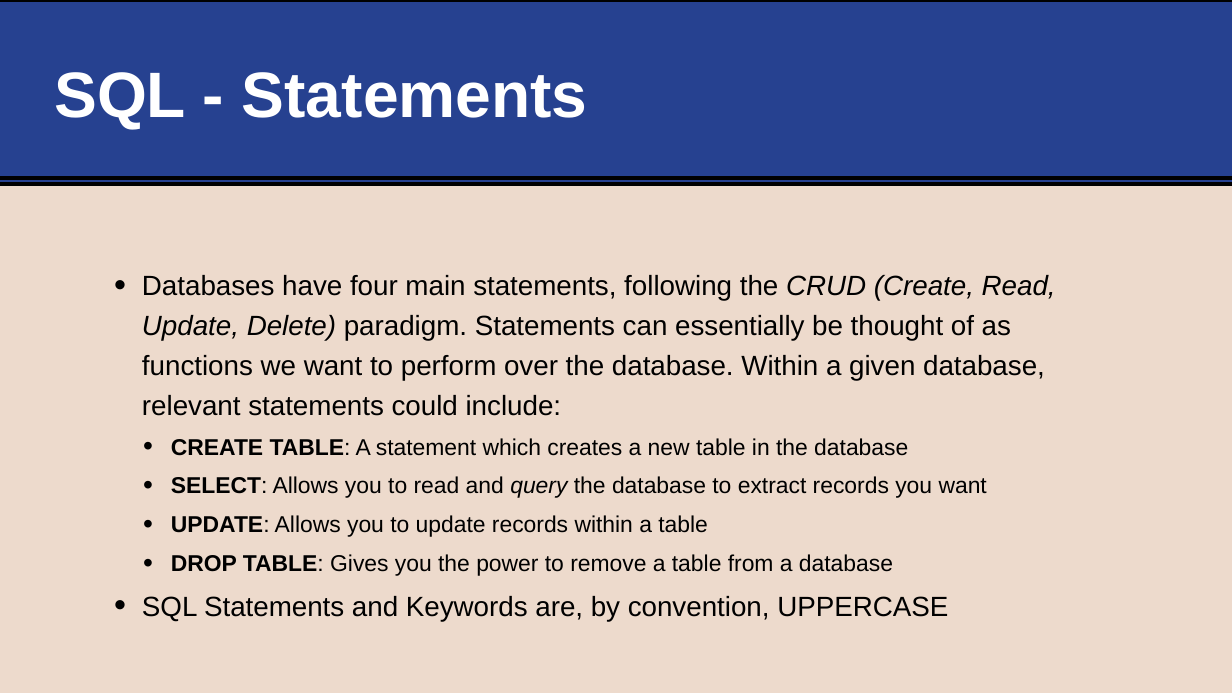
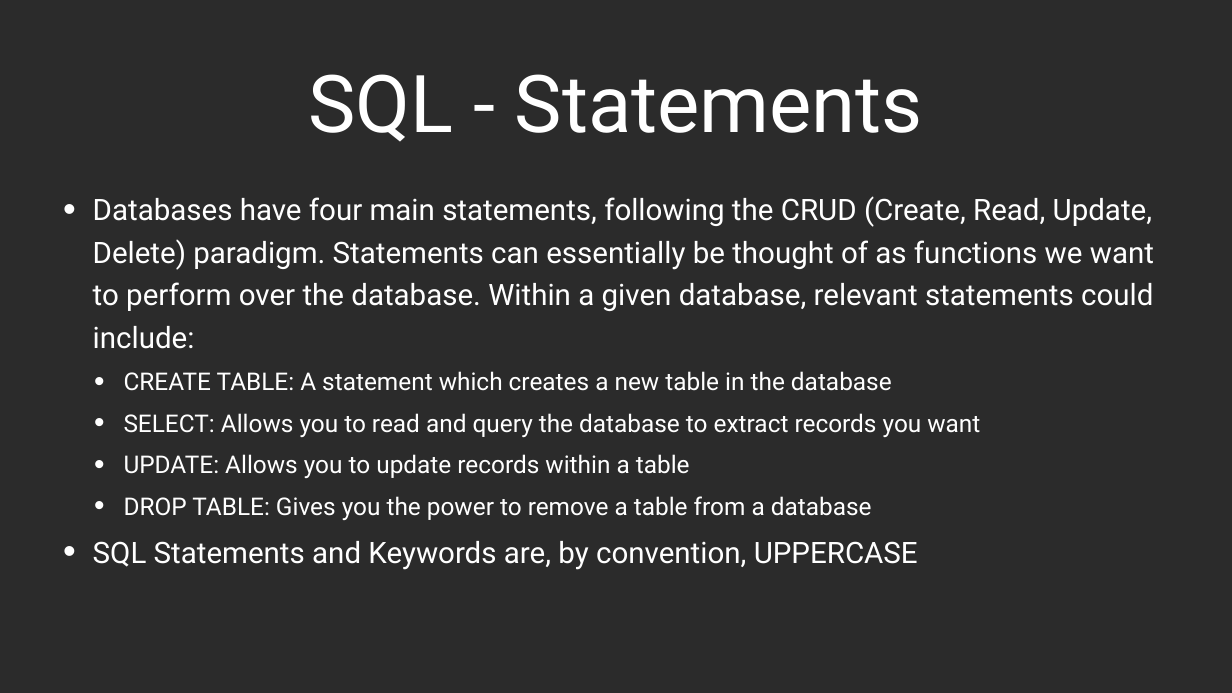
Before and after one commit to life-efficient/Data-Engineering, a slide deck: slide 11 of 2. SQL/1. SQL Basics/1. SQL Basics.pptx (slide 10 before the commit). Drawn at 1232x693 pixels with LibreOffice and Linux fonts; fonts in the diff are those of the drawing; background and template pictures are left out; a plain dark background stands for a picture behind light text. Boxes give left, top, right and bottom in pixels: in the first picture for what was removed or moved away, otherwise in the second. Text is boxed around its words. In the diff, an @@ line names an element or a change of style, - is before the commit and + after.

```diff
--- a/2. SQL/1. SQL Basics/1. SQL Basics.pptx
+++ b/2. SQL/1. SQL Basics/1. SQL Basics.pptx
@@ background #EDDACC to picture (left out) @@
@@ rectangle removed at (x1=0, y1=0, x2=1232, y2=184) @@
@@ title "SQL - Statements" moved from (x1=54, y1=72, x2=588, y2=130) to (x1=308, y1=74, x2=923, y2=142) @@
@@ title "SQL - Statements" at (x1=308, y1=74, x2=923, y2=142): size 100 to 124.2 pt, font Arial to Roboto, bold off; alignment left to centre; vertical alignment middle to bottom @@
@@ line removed from (0, 178) to (1232, 178) @@
@@ text "Databases have four main statements, ..." moved from (x1=142, y1=275, x2=1056, y2=621) to (x1=93, y1=196, x2=1154, y2=570) @@
@@ text "Databases have four main statements, ..." at (x1=93, y1=196, x2=1154, y2=570): size 43.2 to 46 pt in "Databases have four main statements, following the ...", "SQL Statements and Keywords are, by convention, ..."; font Arial to Roboto, text colour #000000 to #FFFFFF; italic off in "CRUD (Create, Read, Update, Delete)", "query"; size 35.7 to 38 pt in "CREATE TABLE: A statement which creates a ...", "SELECT: Allows you to read and query ...", "UPDATE: Allows you to update records within ...", "DROP TABLE: Gives you the power to ..."; bold off in "CREATE TABLE:", "SELECT:", "UPDATE:", "DROP TABLE:"; indent changed; more space between paragraphs @@
```
Also in this commit, not shown: 23 other slides changed, 4 slides added, 3 slides removed, 1 other file.
